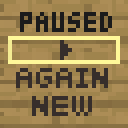
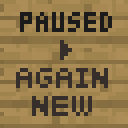
The second 128 × 128 image is a revision of the first. Changes to its layers:
added layer "图层 2 拷贝" above "图层 5" over [16, 36, 112, 64]
hid "图层 6" over [4, 36, 120, 64]
